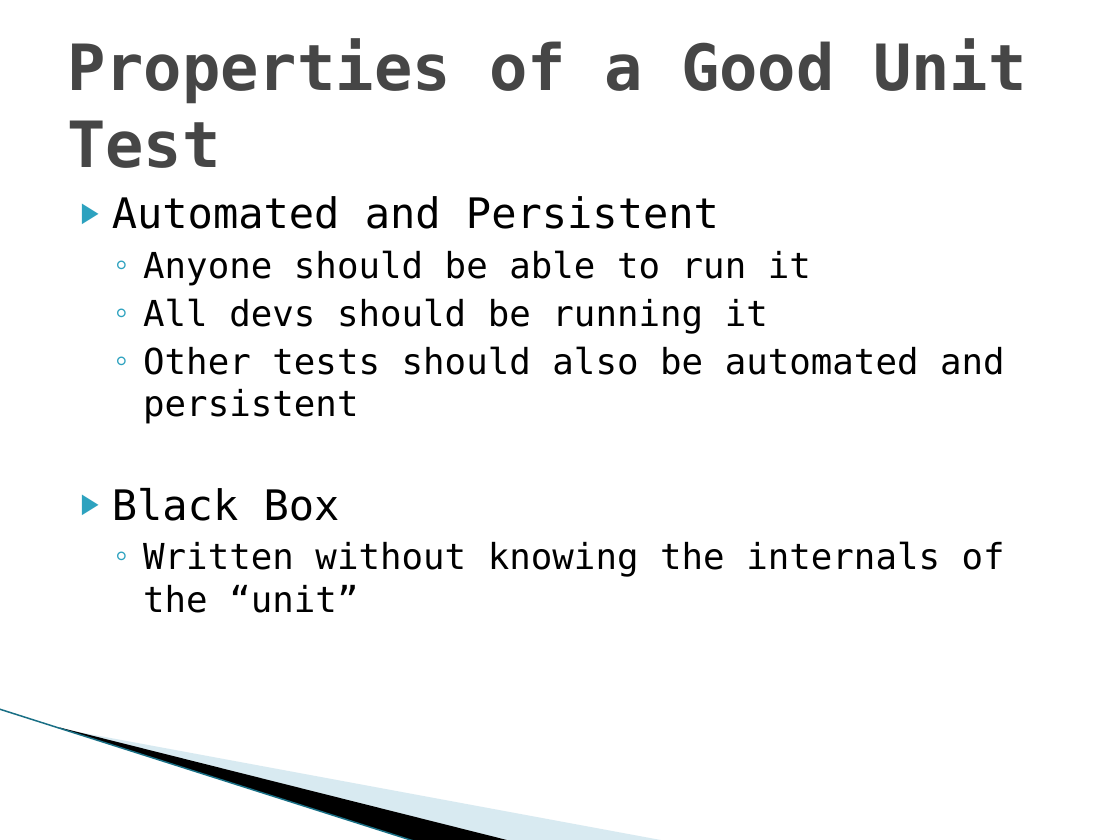
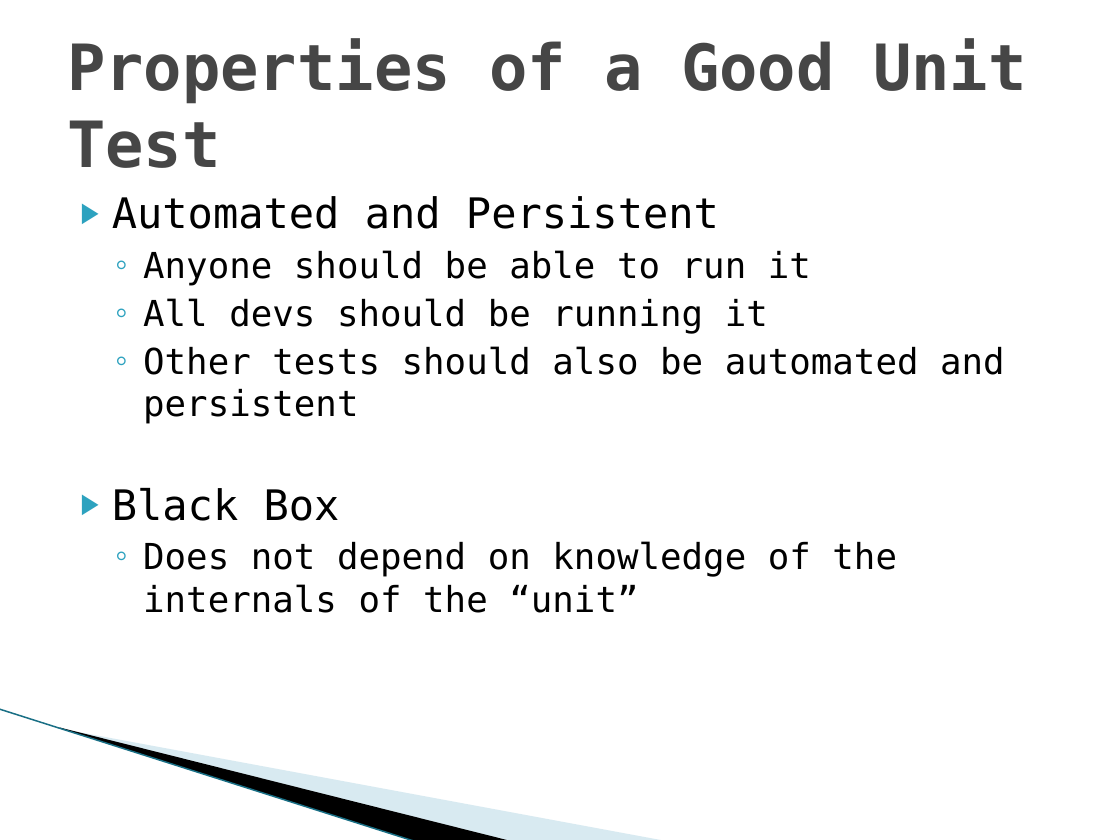
Before and after one commit to roddewit/unit-test-training, a slide deck: slide 5 of Docs/Basic Unit Testing.pptx. Drawn at 1120x840 pixels with LibreOffice and Linux fonts; fonts in the diff are those of the drawing; background and template pictures are left out. Boxes give left, top, right and bottom in pixels: in the first picture for what was removed or moved away, otherwise in the second. Text is boxed around its words. In the diff, an @@ line names an element or a change of style, - is before the commit and + after.

```diff
--- a/Docs/Basic Unit Testing.pptx
+++ b/Docs/Basic Unit Testing.pptx
@@ text at (143, 541, 897, 613): text changed @@
-  ◦ Written without knowing the internals of the “unit”
+  ◦ Does not depend on knowledge of the internals of the “unit”
```
Also in this commit, not shown: 4 other slides changed, 1 slide added.
